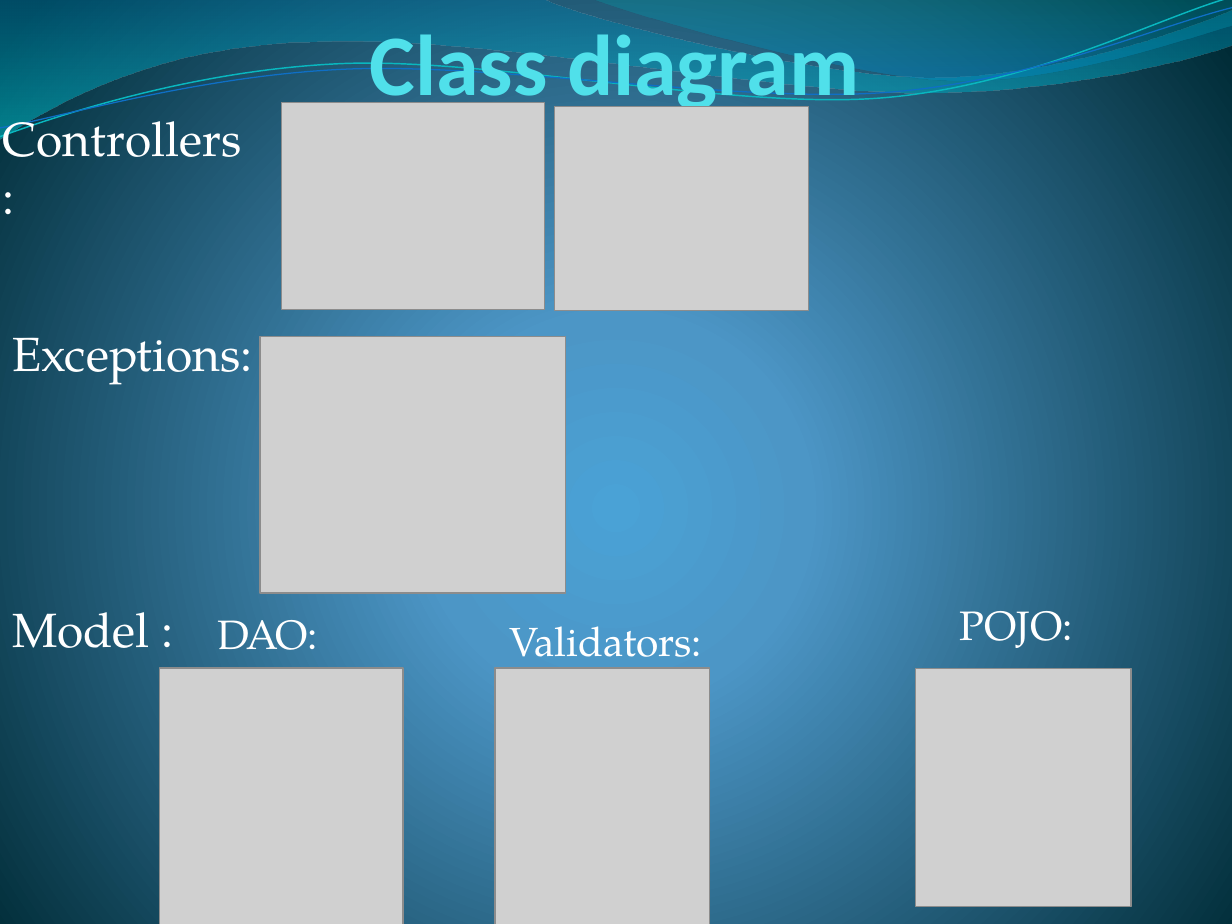
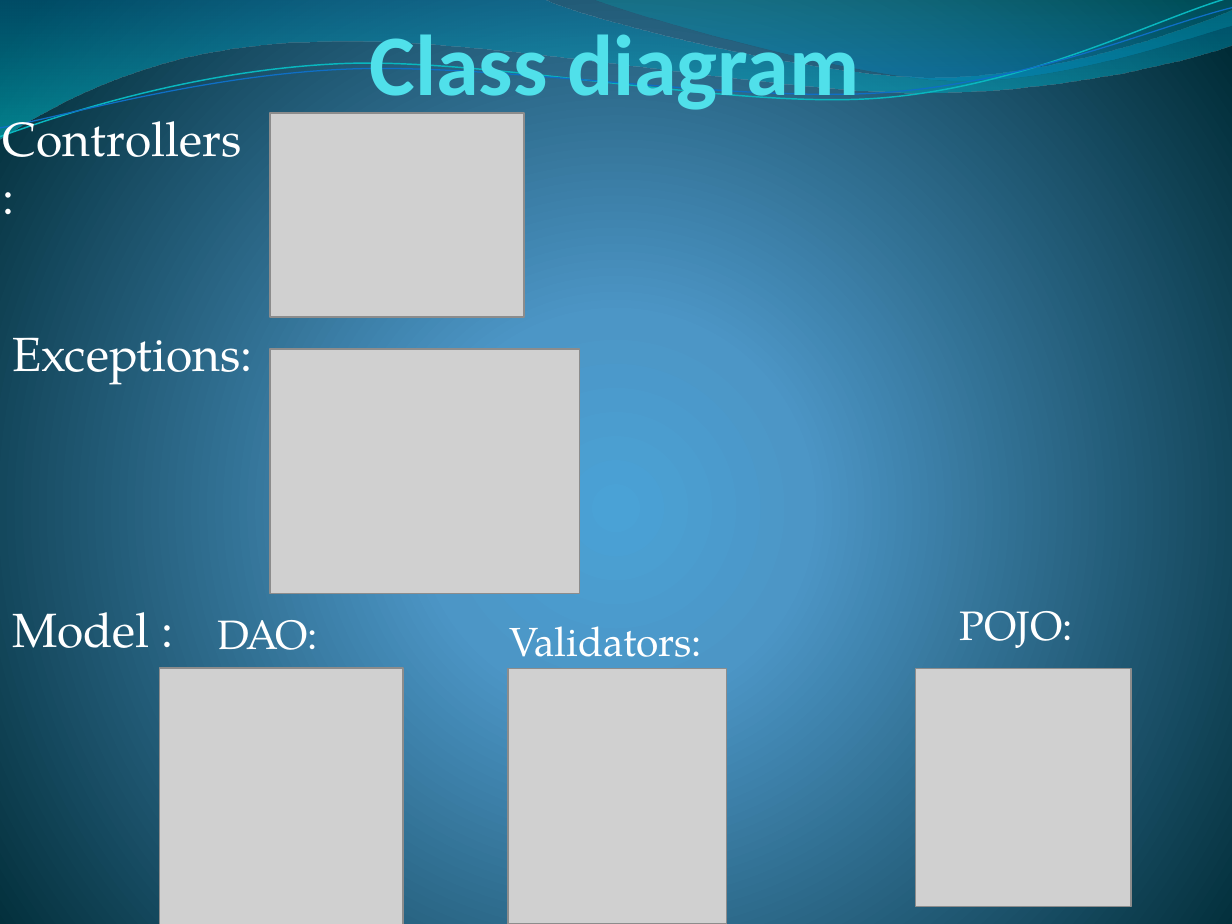
Before and after one commit to VasilVeselinov/Sportal-ITTalents-Project, a slide deck: slide 7 of ProjectSportaPresentation.pptx. Drawn at 1232x924 pixels with LibreOffice and Linux fonts; fonts in the diff are those of the drawing; grey boxes stand for pictures. Boxes give left, top, right and bottom in pixels: in the first picture for what was removed or moved away, otherwise in the second. Text is boxed around its words. In the diff, an @@ line names an element or a change of style, - is before the commit and + after.

```diff
--- a/ProjectSportaPresentation.pptx
+++ b/ProjectSportaPresentation.pptx
@@ picture: place and size @@
-picture at bbox=[554, 106, 808, 310]
+picture at bbox=[270, 113, 524, 318]
@@ picture removed at bbox=[281, 102, 545, 309] @@
@@ picture: place and size @@
-picture at bbox=[260, 336, 565, 593]
+picture at bbox=[270, 349, 579, 593]
@@ picture: place and size @@
-picture at bbox=[495, 668, 710, 924]
+picture at bbox=[508, 669, 726, 924]
```
Also in this commit, not shown: 1 other slide changed, 3 other files.
